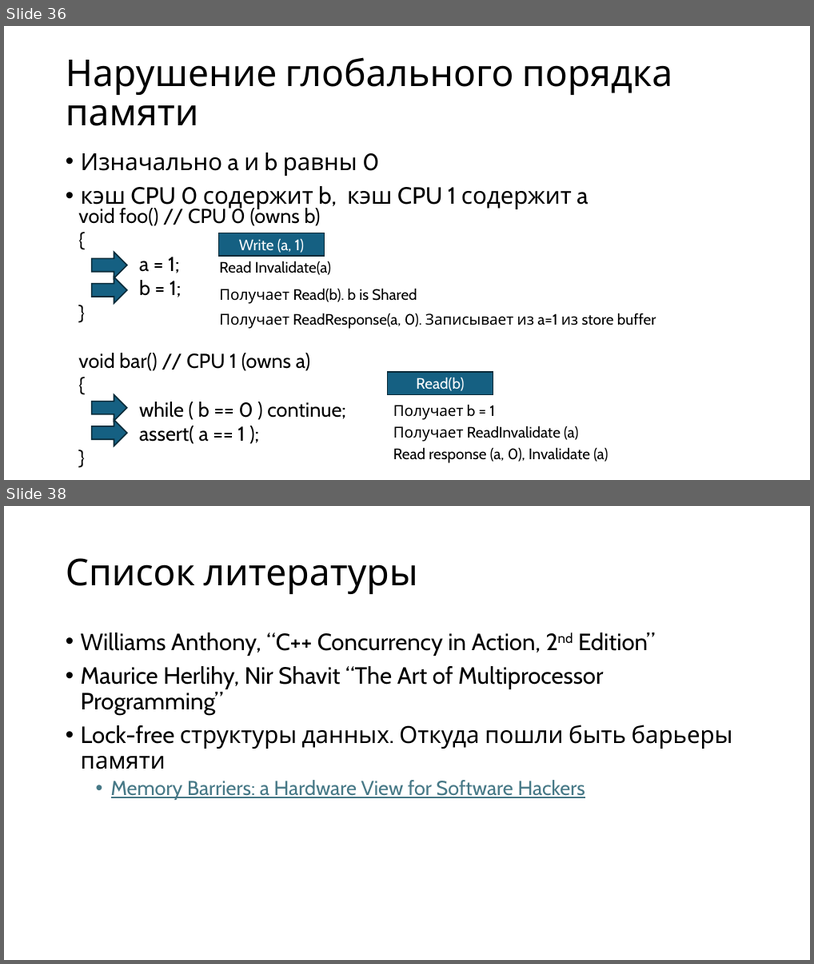
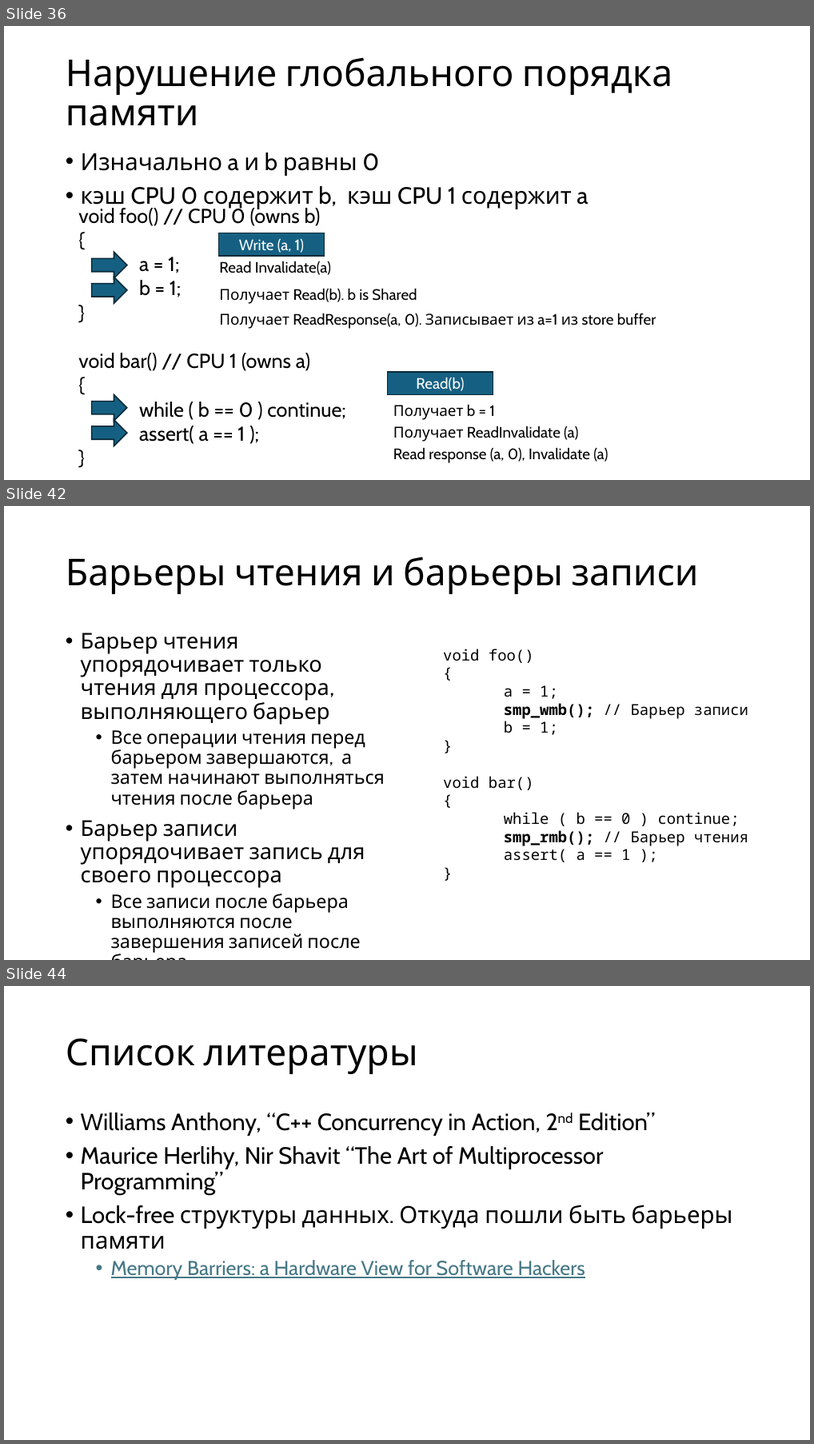
Before and after one commit to alexey-malov/pc, a slide deck: lectures/09/Протоколы когерентности кэш-памяти.pptx. Shown one above the other, each under a label of ours: slides 36 and 38 before the commit, slides 36, 42 and 44 after it; the slides between them are not shown. The pictures are 814x964 and 814x1444 pixels, drawn with LibreOffice and Linux fonts; fonts in the diff are those of the drawing. Boxes give left, top, right and bottom in pixels: in the first picture for what was removed or moved away, otherwise in the second. Text is boxed around its words. In the diff, an @@ line names an element or a change of style, - is before the commit and + after.

```diff
--- a/lectures/09/Протоколы когерентности кэш-памяти.pptx
+++ b/lectures/09/Протоколы когерентности кэш-памяти.pptx
@@ slide 42 added at (x1=4, y1=506, x2=810, y2=960), background #FFFFFF @@
@@ title added at (x1=66, y1=556, x2=699, y2=594), 44 pt, text #000000 @@
+Барьеры чтения и барьеры записи
@@ text added at (x1=81, y1=632, x2=385, y2=952), 22.2 pt, text #000000 @@
+• Барьер чтения упорядочивает только чтения для процессора, выполняющего барьер
+  • Все операции чтения перед барьером завершаются, а затем начинают выполняться чтения после барьера
+• Барьер записи упорядочивает запись для своего процессора
+  • Все записи после барьера выполняются после завершения записей после барьера
@@ text added at (x1=443, y1=648, x2=749, y2=862), 18 pt, text #000000 @@
+void foo()
+{
+a = 1;
+smp_wmb(); // Барьер записи
+b = 1;
+}
+void bar()
+{
+while ( b == 0 ) continue;
+smp_rmb(); // Барьер чтения
+assert( a == 1 );
+}
@@ what was slide 38 is now slide 44 @@
```
Also in this commit, not shown: 1 slide changed, 5 other slides added, 55 other files.
